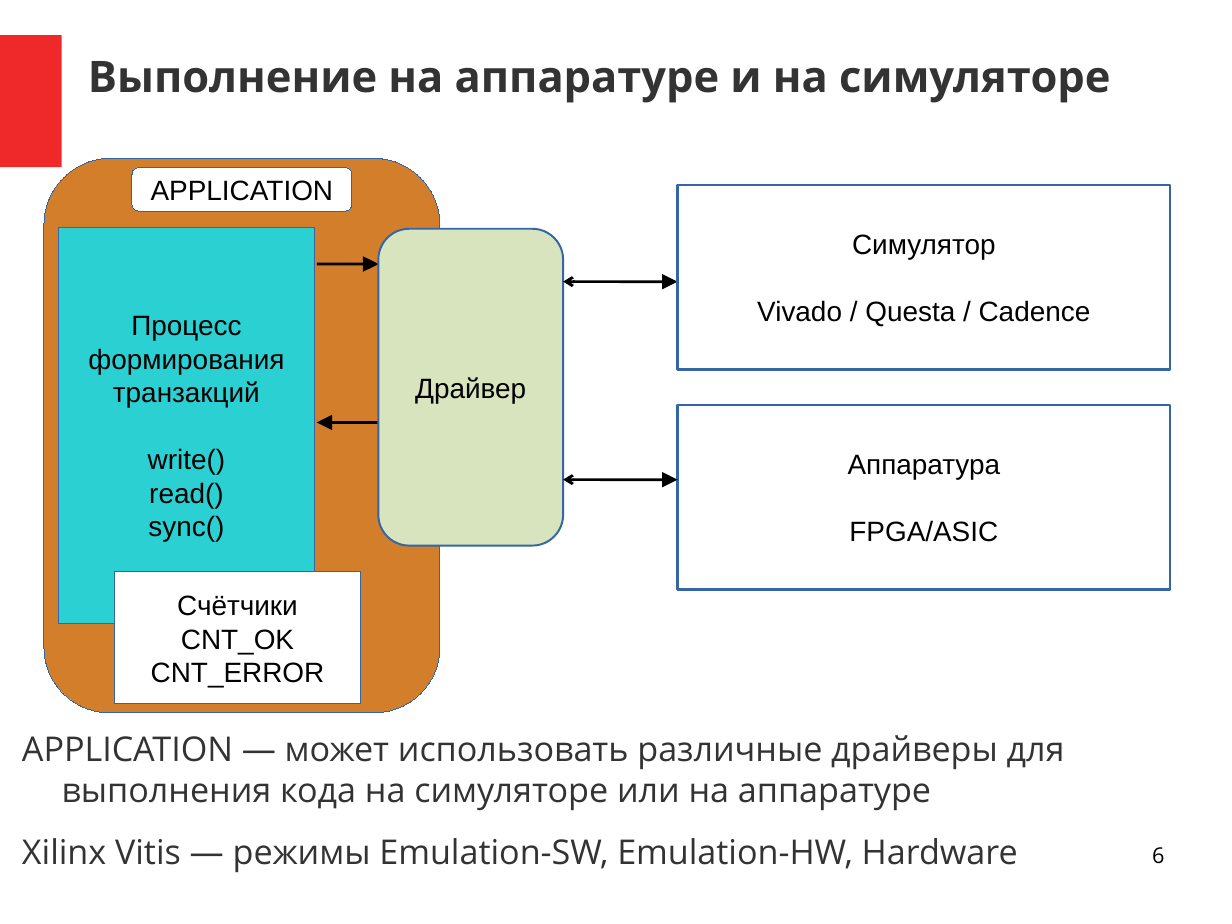
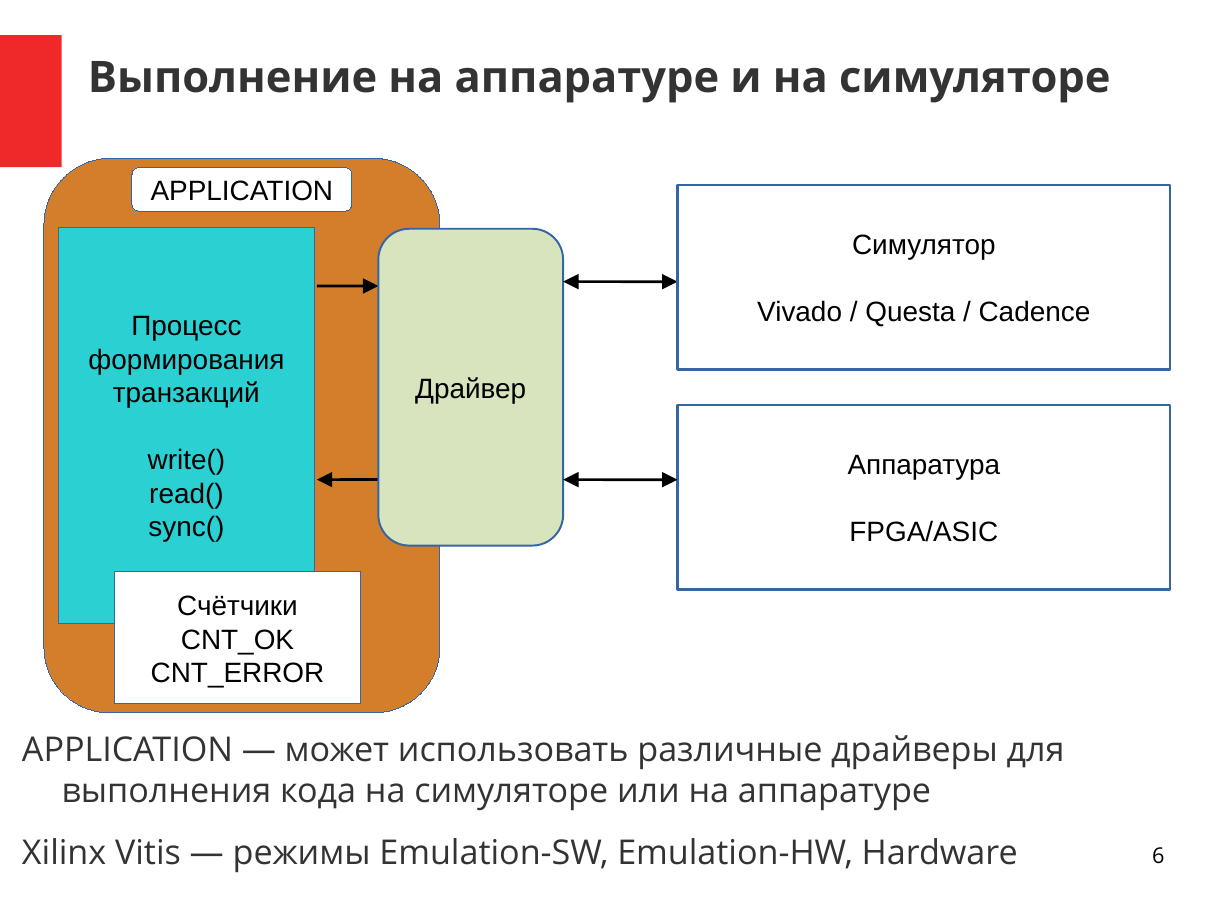
Before and after one commit to DigitalDesignSchool/ce2020labs, a slide deck: slide 6 of next_step/dsmv/presentation/pr_2_template.pptx. Drawn at 1232x924 pixels with LibreOffice and Linux fonts; fonts in the diff are those of the drawing. Boxes give left, top, right and bottom in pixels: in the first picture for what was removed or moved away, otherwise in the second. Text is boxed around its words. In the diff, an @@ line names an element or a change of style, - is before the commit and + after.

Commit message:
fix pr_2_template.pptx

```diff
--- a/next_step/dsmv/presentation/pr_2_template.pptx
+++ b/next_step/dsmv/presentation/pr_2_template.pptx
@@ arrow removed from (316, 264) to (379, 264) @@
@@ arrow moved from (316, 264) - (379, 264) to (316, 286) - (379, 286) @@
@@ double arrow (563, 282) - (677, 282): arrowheads changed @@
@@ arrow moved from (379, 423) - (316, 423) to (379, 480) - (316, 480) @@
@@ double arrow (563, 480) - (677, 480): arrowheads changed @@
```
